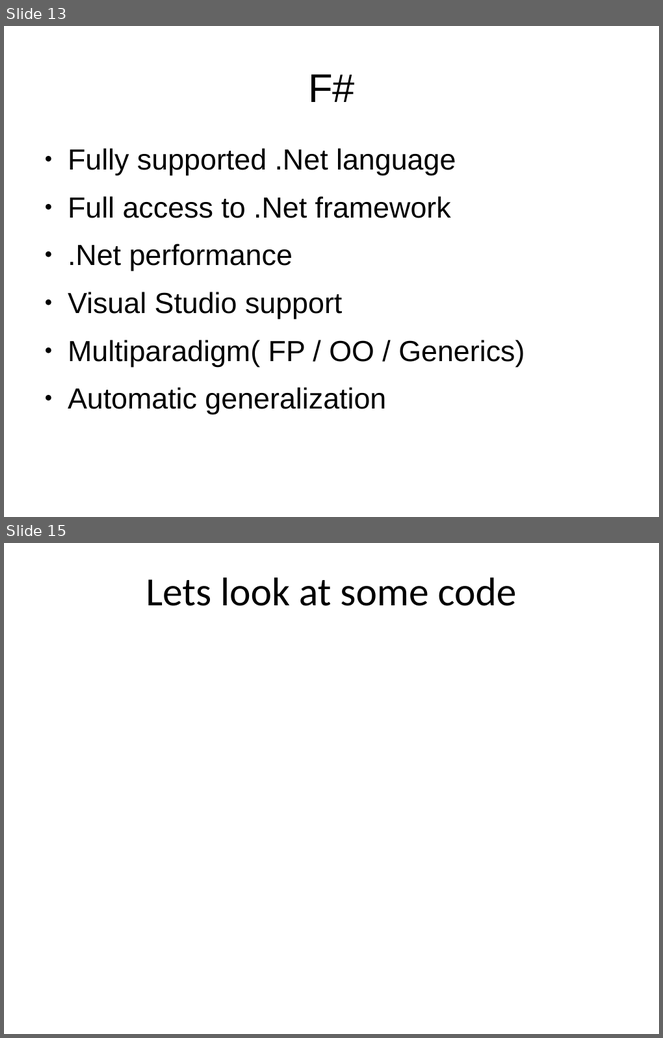
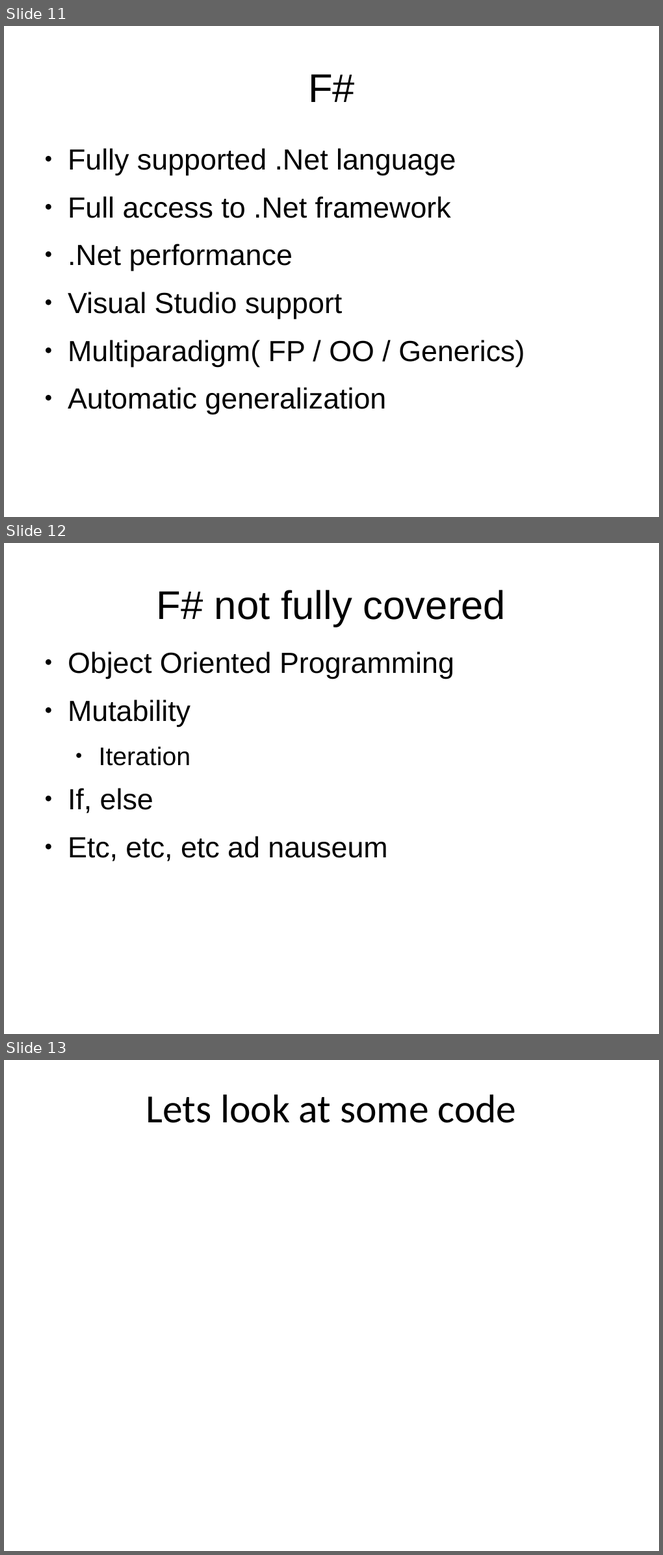
Before and after one commit to mlidbom/FSharpElevate, a slide deck: FSharp2.pptx. Shown one above the other, each under a label of ours: slides 13 and 15 before the commit, slides 11, 12 and 13 after it; the slides between them are not shown. The pictures are 663x1038 and 663x1555 pixels, drawn with LibreOffice and Linux fonts; fonts in the diff are those of the drawing. Boxes give left, top, right and bottom in pixels: in the first picture for what was removed or moved away, otherwise in the second. Text is boxed around its words. In the diff, an @@ line names an element or a change of style, - is before the commit and + after.

```diff
--- a/FSharp2.pptx
+++ b/FSharp2.pptx
@@ slide 12 added at [4, 543, 659, 1034], background #FFFFFF @@
@@ title added at [157, 590, 506, 627], 44 pt, text #000000 @@
+F# not fully covered
@@ text added at [68, 652, 454, 861], 32 pt, text #000000 @@
+● Object Oriented Programming
+● Mutability
+  ● Iteration
+● If, else
+● Etc, etc, etc ad nauseum
@@ what was slide 13 is now slide 11 @@
@@ what was slide 15 is now slide 13 @@
```
Also in this commit, not shown: 1 slide removed, 8 other files.
